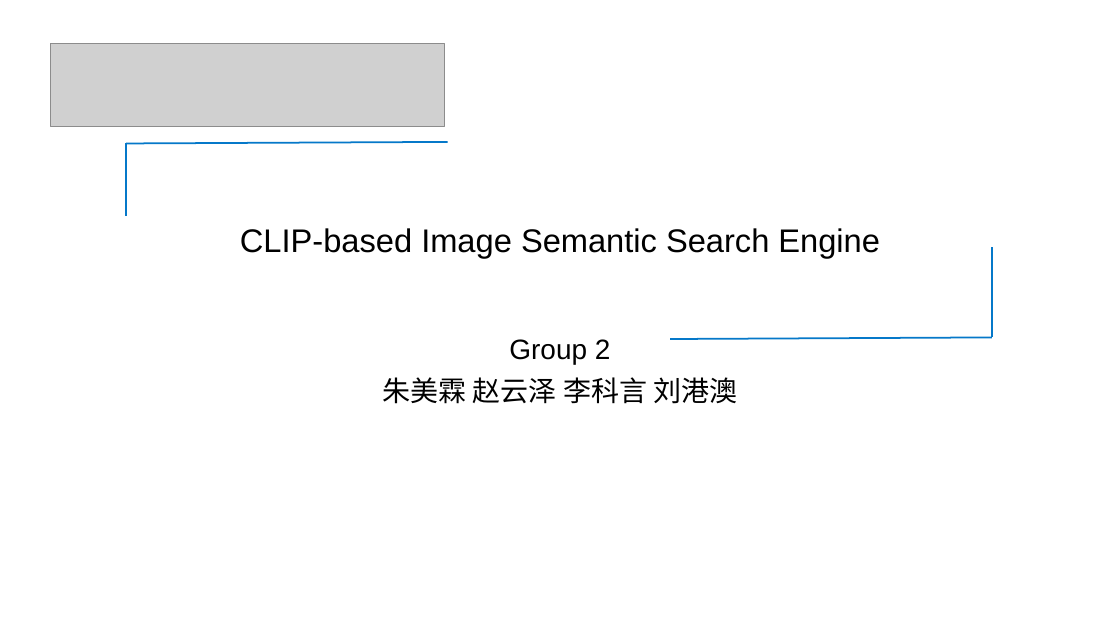
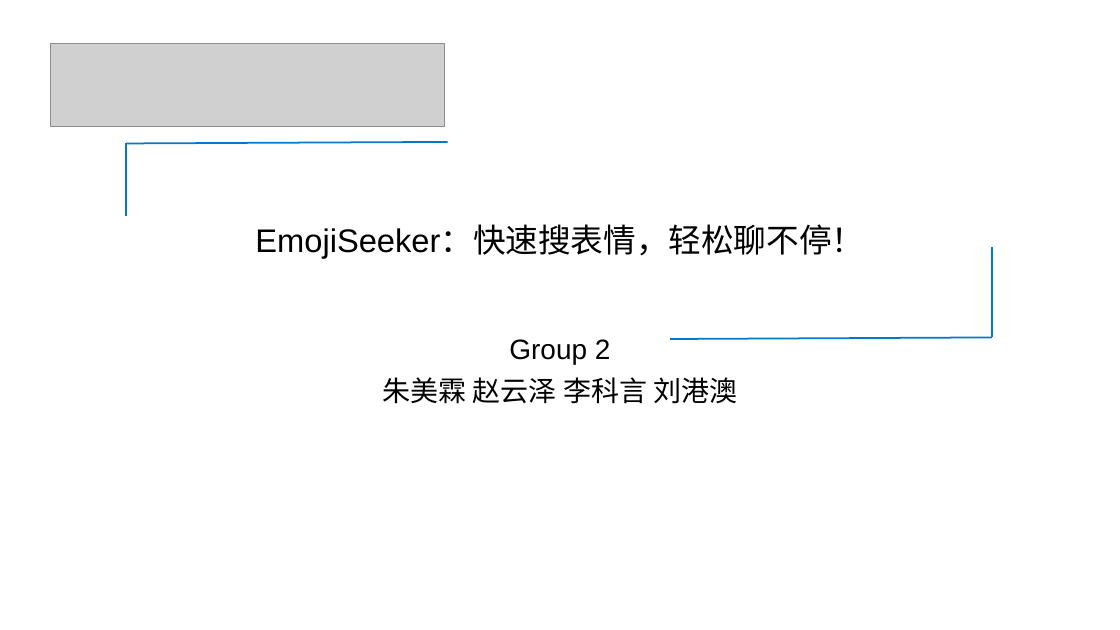
Before and after one commit to Ep11phany/ISE2023Autumn, a slide deck: slide 1 of ISE-Proposal.pptx. Drawn at 1120x630 pixels with LibreOffice and Linux fonts; fonts in the diff are those of the drawing; grey boxes stand for pictures; background and template pictures are left out. Boxes give left, top, right and bottom in pixels: in the first picture for what was removed or moved away, otherwise in the second. Text is boxed around its words. In the diff, an @@ line names an element or a change of style, - is before the commit and + after.

```diff
--- a/ISE-Proposal.pptx
+++ b/ISE-Proposal.pptx
@@ text at box(255, 226, 864, 258): text changed @@
-CLIP-based Image Semantic Search Engine
+EmojiSeeker：快速搜表情，轻松聊不停！
```
Also in this commit, not shown: 2 other slides changed, 3 slides added, 4 slides removed, 1 other file.
